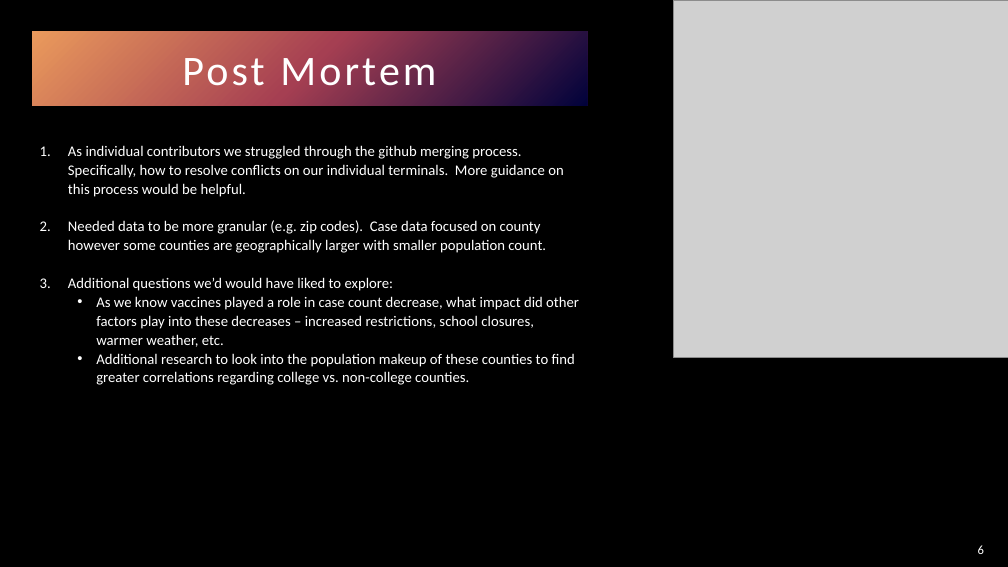
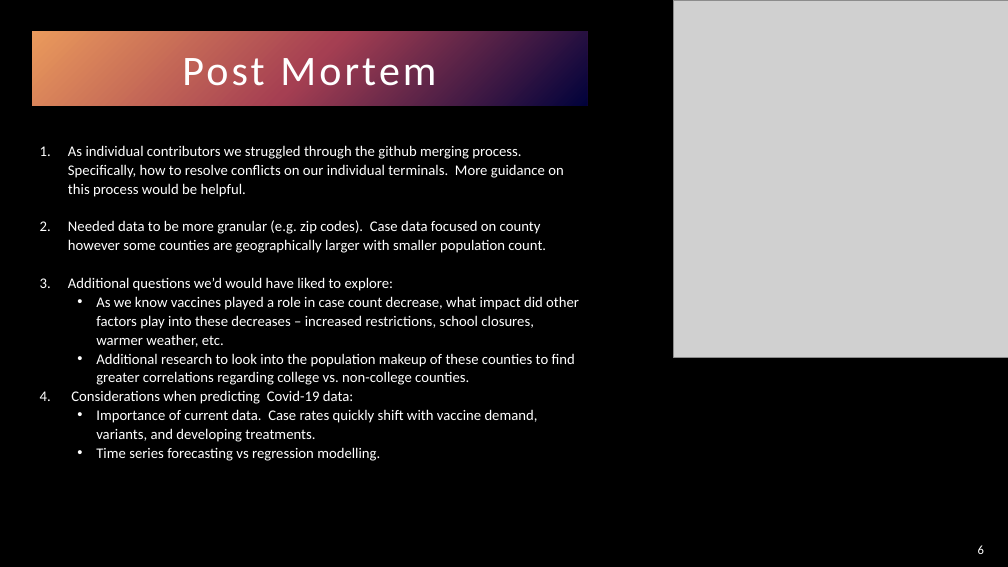
Before and after one commit to danijmartin/Covid-19-California, a slide deck: slide 6 of Impact_of_COVID_ in_CA.pptx. Drawn at 1008x567 pixels with LibreOffice and Linux fonts; fonts in the diff are those of the drawing; grey boxes stand for pictures. Boxes give left, top, right and bottom in pixels: in the first picture for what was removed or moved away, otherwise in the second. Text is boxed around its words. In the diff, an @@ line names an element or a change of style, - is before the commit and + after.

Commit message:
Updated slides

```diff
--- a/Impact_of_COVID_ in_CA.pptx
+++ b/Impact_of_COVID_ in_CA.pptx
@@ text at bbox=[71, 390, 538, 461]: paragraphs added @@
+4. Considerations when predicting Covid-19 data:
+  • Importance of current data. Case rates quickly shift with vaccine demand, variants, and developing treatments.
+  • Time series forecasting vs regression modelling.
```
Also in this commit, not shown: 1 slide added.
